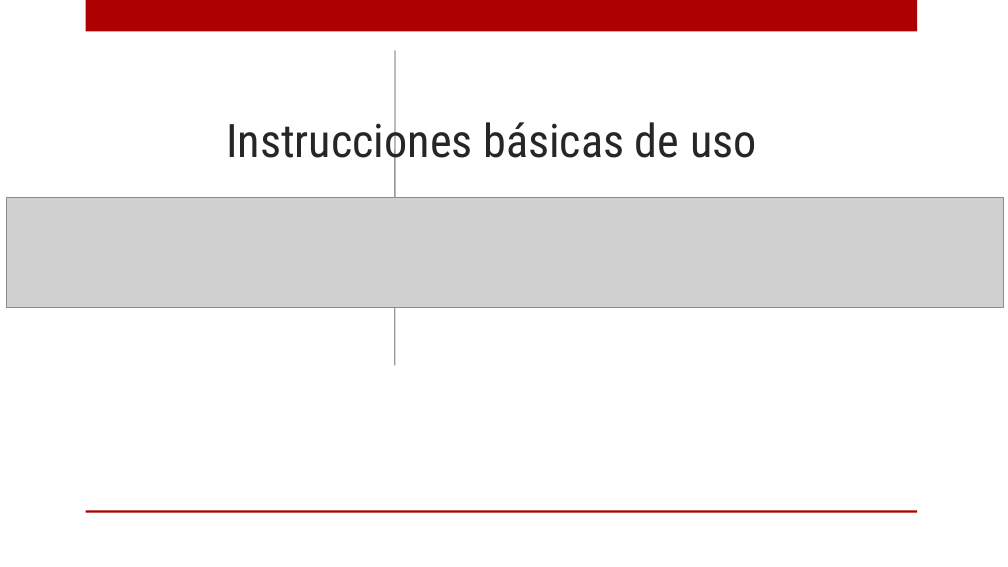
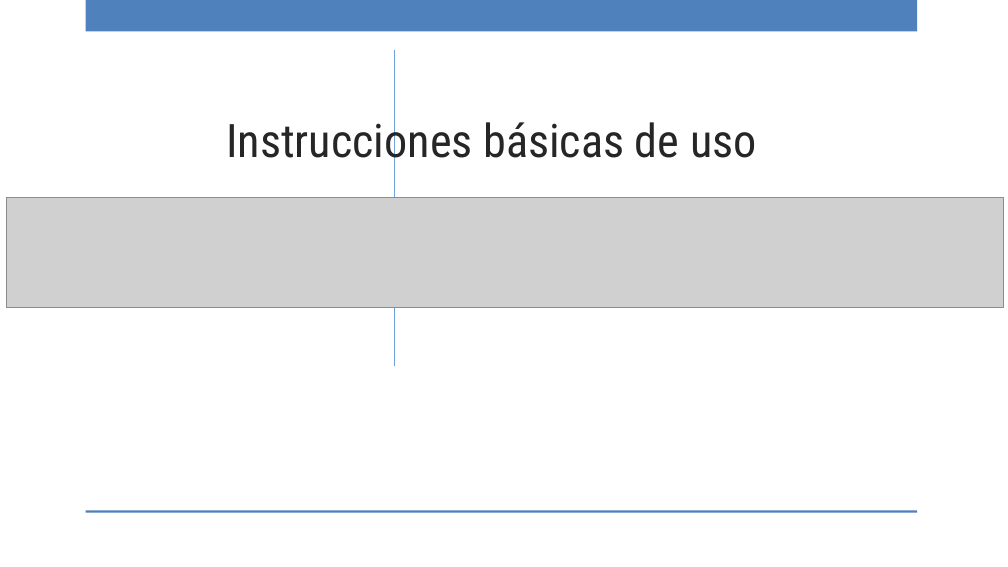
Before and after one commit to ricardo-novelasos/SOSQTP, a slide deck: slide 43 of capacitacion.pptx. Drawn at 1008x567 pixels with LibreOffice and Linux fonts; fonts in the diff are those of the drawing; grey boxes stand for pictures; background and template pictures are left out. Boxes give left, top, right and bottom in pixels: in the first picture for what was removed or moved away, otherwise in the second. Text is boxed around its words. In the diff, an @@ line names an element or a change of style, - is before the commit and + after.

```diff
--- a/capacitacion.pptx
+++ b/capacitacion.pptx
@@ rectangle at <box>85,0,917,32</box>: fill #AD0101 to #4F81BD @@
@@ line (395, 51) - (395, 365): stroke #989898 1.25 pt to #71A1DC 0.75 pt @@
@@ rectangle at <box>85,510,917,513</box>: fill #AD0101 to #4F81BD @@
```
Also in this commit, not shown: 42 other slides changed, 4 slides added, 4 slides removed.
